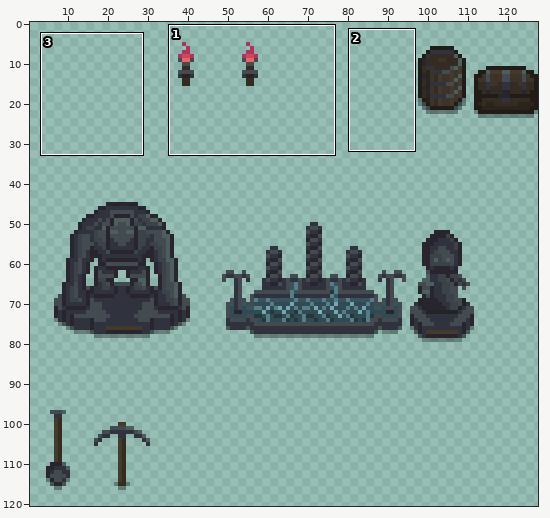
One commit to this sprite sheet: assets/Tilesets/props.png. The first picture is a wide view before the edit; the outline marks the close-up.
Close-up. Before:
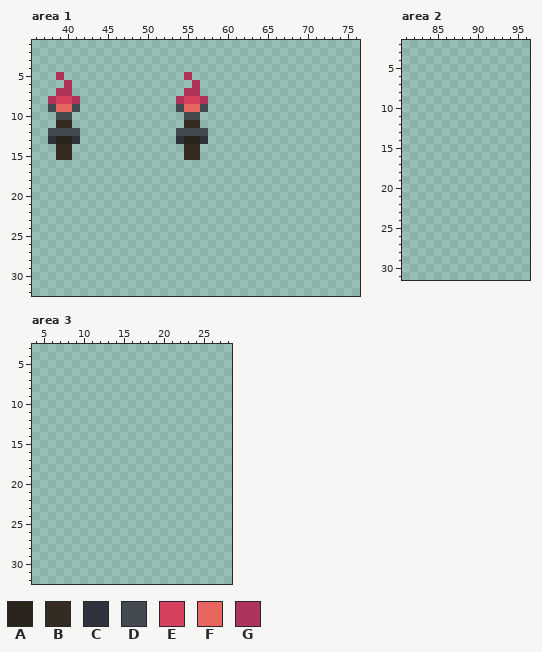
The file is 128x128 pixels. Colours within 5 levels of each other are drawn and written as one. Shown: area 1: x 36..76, y 1..32; area 2: x 81..96, y 2..31; area 3: x 4..28, y 3..32. The old version is drawn lined up with the new one. The wide view leaves out empty margins.
Palette (. is transparent): A #2b241d  B #342b22  C #30323d  D #434a50  E #d64160  F #e76760  G #af345c
Pixels before, area 1, first column x 38:
 5 .G...............G..
 6 ..G...............G.
 7 .GG..............GG.
 8 GEEG............GEEG
 9 DFFD............DFFD
10 .DD..............DD.
11 .BB..............BB.
12 DDDD............DDDD
13 CAAC............CAAC
14 .BB..............BB.
15 .BB..............BB.
Now the later version:
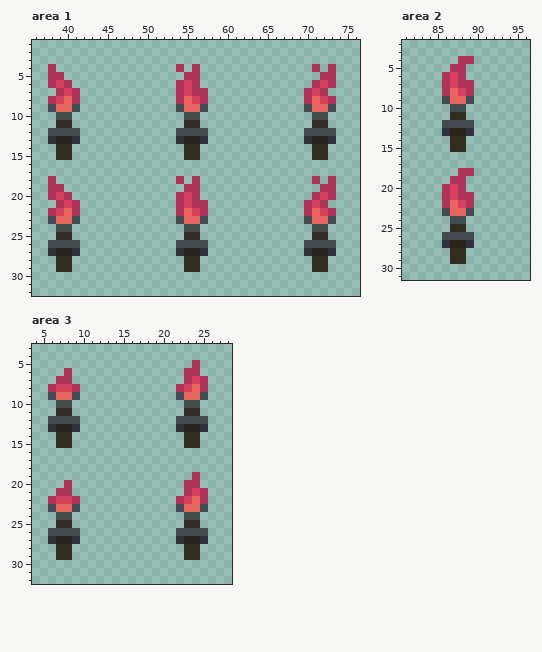
Change:
drawings rearranged on the sheet (the old picture shows each at its new place; 2 dropped ones are not shown)
Changed rows in their new state; - is an unchanged pixel.
Area 1:
first column x 38:
 4 G---------------G-G--------------G-G
 5 G-----------------G---------------GG
 6 GE--------------GE---------------GEG
 7 --EG------------GE-G------------GEG-
 8 --F--------------F--------------GFEG
 9 --------------------------------DFFD
10 ---------------------------------DD-
11 ---------------------------------BB-
12 --------------------------------DDDD
13 --------------------------------CAAC
14 ---------------------------------BB-
15 ---------------------------------BB-
18 G---------------G-G--------------G-G
19 GG---------------GG---------------GG
20 GEG-------------GEG--------------GEG
21 -GEG------------GEGG------------GEG-
22 GEFG------------GFEG------------GFEG
23 DFFD------------DFFD------------DFFD
24 -DD--------------DD--------------DD-
25 -BB--------------BB--------------BB-
26 DDDD------------DDDD------------DDDD
27 CAAC------------CAAC------------CAAC
28 -BB--------------BB--------------BB-
29 -BB--------------BB--------------BB-
Area 2:
first column x 86:
 4 --GG
 5 -GG-
 6 GEG-
 7 GEGG
 8 GFEG
 9 DFFD
10 -DD-
11 -BB-
12 DDDD
13 CAAC
14 -BB-
15 -BB-
18 --GG
19 -GG-
20 GEG-
21 GEGG
22 GFEG
23 DFFD
24 -DD-
25 -BB-
26 DDDD
27 CAAC
28 -BB-
29 -BB-
Area 3:
first column x 6:
 5 ------------------G-
 6 --G--------------GG-
 7 -GG--------------GEG
 8 GEEG------------GEFG
 9 DFFD------------DFFD
10 -DD--------------DD-
11 -BB--------------BB-
12 DDDD------------DDDD
13 CAAC------------CAAC
14 -BB--------------BB-
15 -BB--------------BB-
first column x 6:
19 ------------------G-
20 --G--------------GG-
21 -GG--------------GEG
22 GEEG------------GEFG
23 DFFD------------DFFD
24 -DD--------------DD-
25 -BB--------------BB-
26 DDDD------------DDDD
27 CAAC------------CAAC
28 -BB--------------BB-
29 -BB--------------BB-
